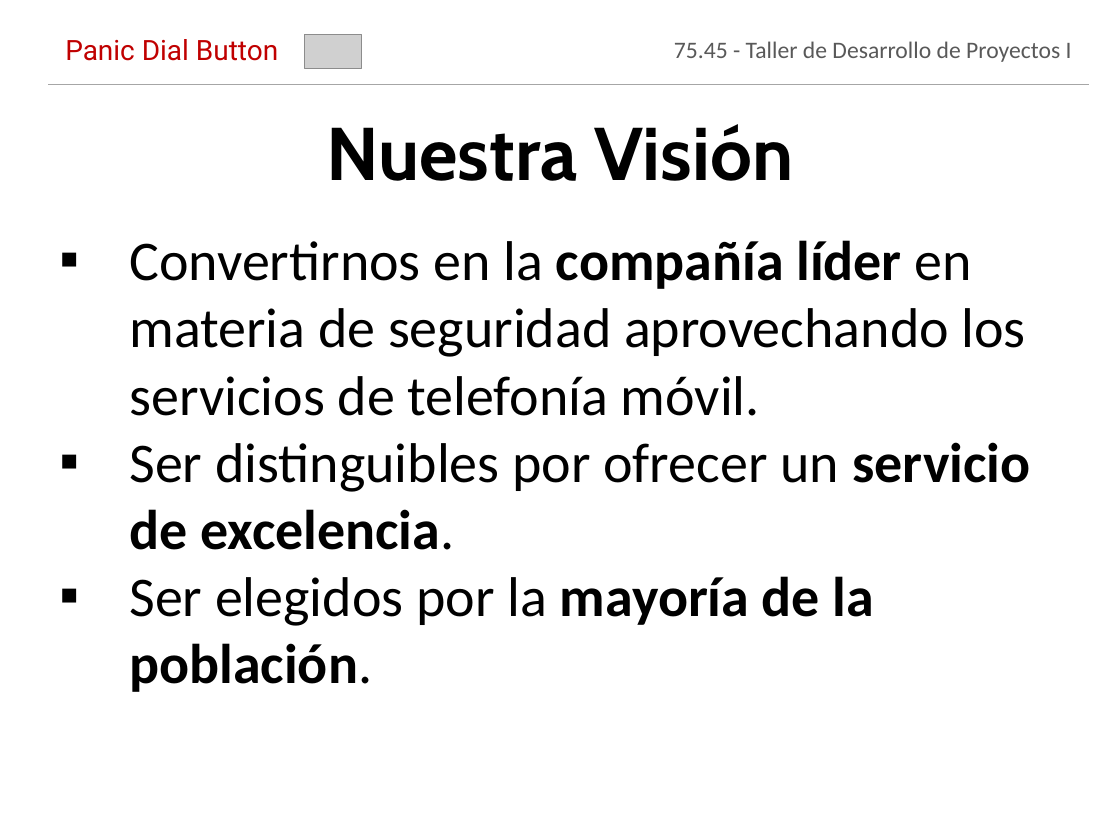
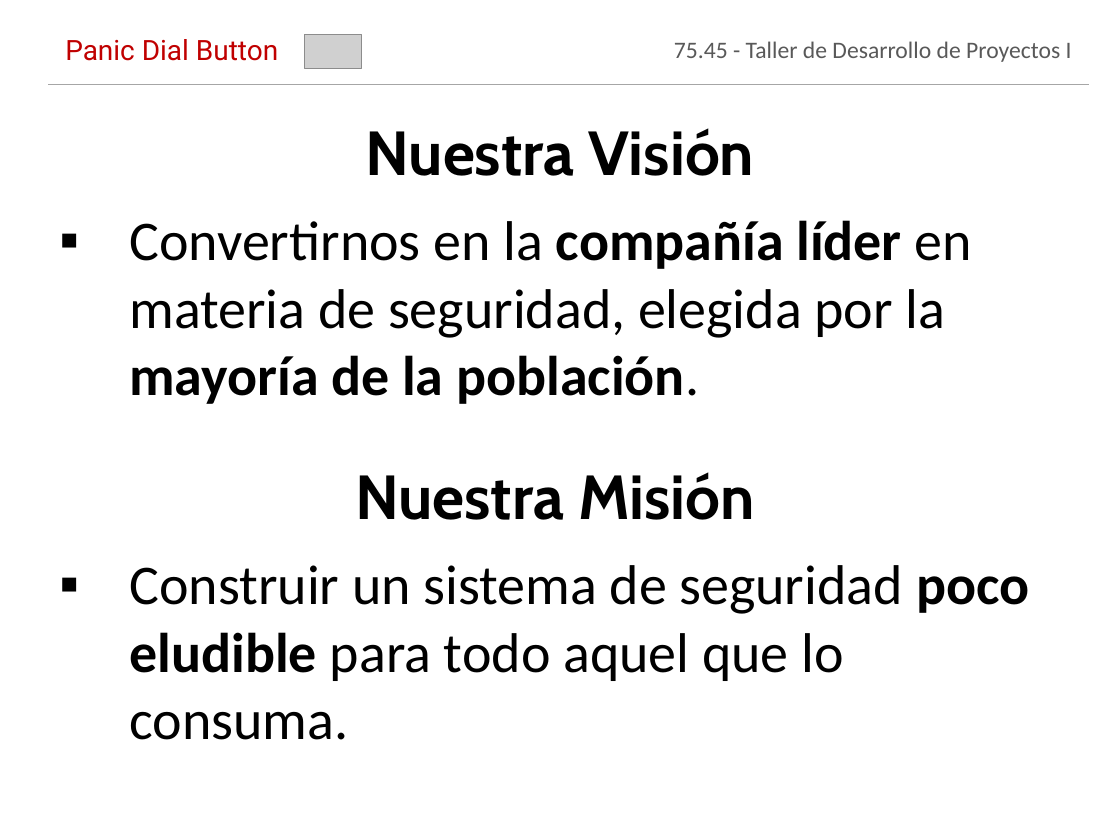
Before and after one commit to jmonetti/2012-1er-taller-de-desarrollo-de-proyectos-i, a slide deck: slide 4 of docs/Presentacion final/PresentacionFinal_V7.pptx. Drawn at 1120x840 pixels with LibreOffice and Linux fonts; fonts in the diff are those of the drawing; grey boxes stand for pictures; background and template pictures are left out. Boxes give left, top, right and bottom in pixels: in the first picture for what was removed or moved away, otherwise in the second. Text is boxed around its words. In the diff, an @@ line names an element or a change of style, - is before the commit and + after.

```diff
--- a/docs/Presentacion final/PresentacionFinal_V7.pptx
+++ b/docs/Presentacion final/PresentacionFinal_V7.pptx
@@ text "Nuestra Visión" at box(366, 128, 754, 176): size 48 to 40 pt @@
@@ text at box(129, 220, 972, 404): text changed @@
-▪ Convertirnos en la compañía líder en materia de seguridad aprovechando los servicios de telefonía móvil.
-▪ Ser distinguibles por ofrecer un servicio de excelencia.
-▪ Ser elegidos por la mayoría de la población.
+▪ Convertirnos en la compañía líder en materia de seguridad, elegida por la mayoría de la población.
@@ text added at box(355, 472, 755, 520), 40 pt, text #000000, bold @@
+Nuestra Misión
@@ text added at box(129, 565, 1029, 740), 36 pt, text #000000 @@
+▪ Construir un sistema de seguridad poco eludible para todo aquel que lo consuma.
```
Also in this commit, not shown: 22 other slides changed.
